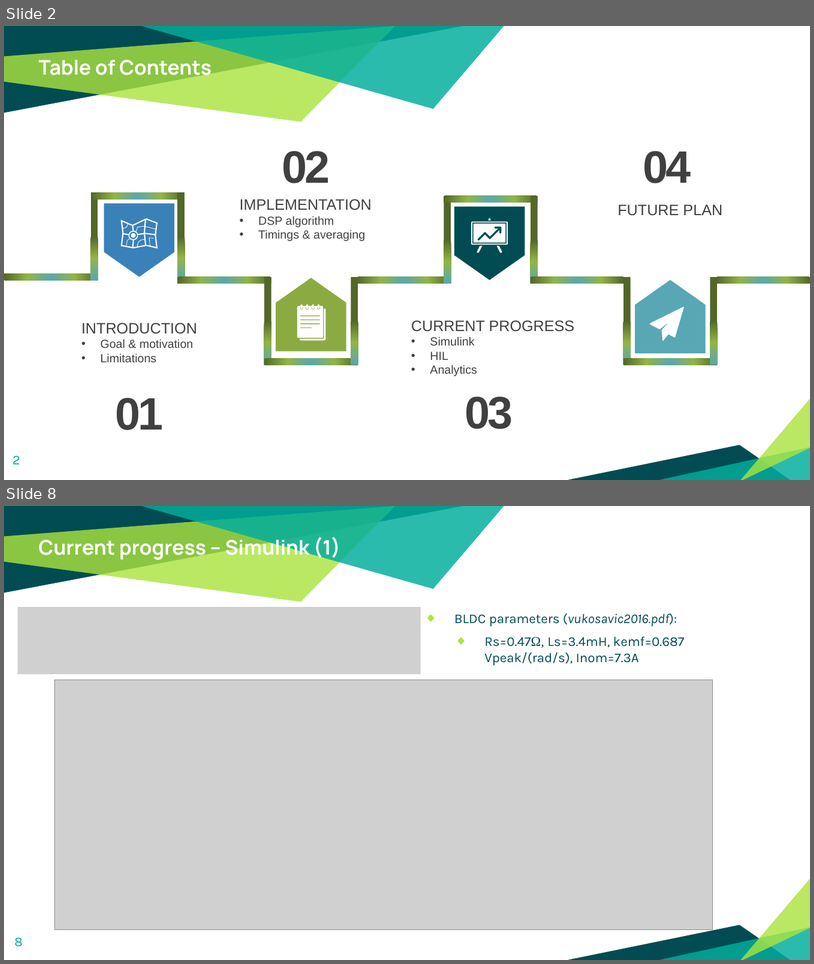
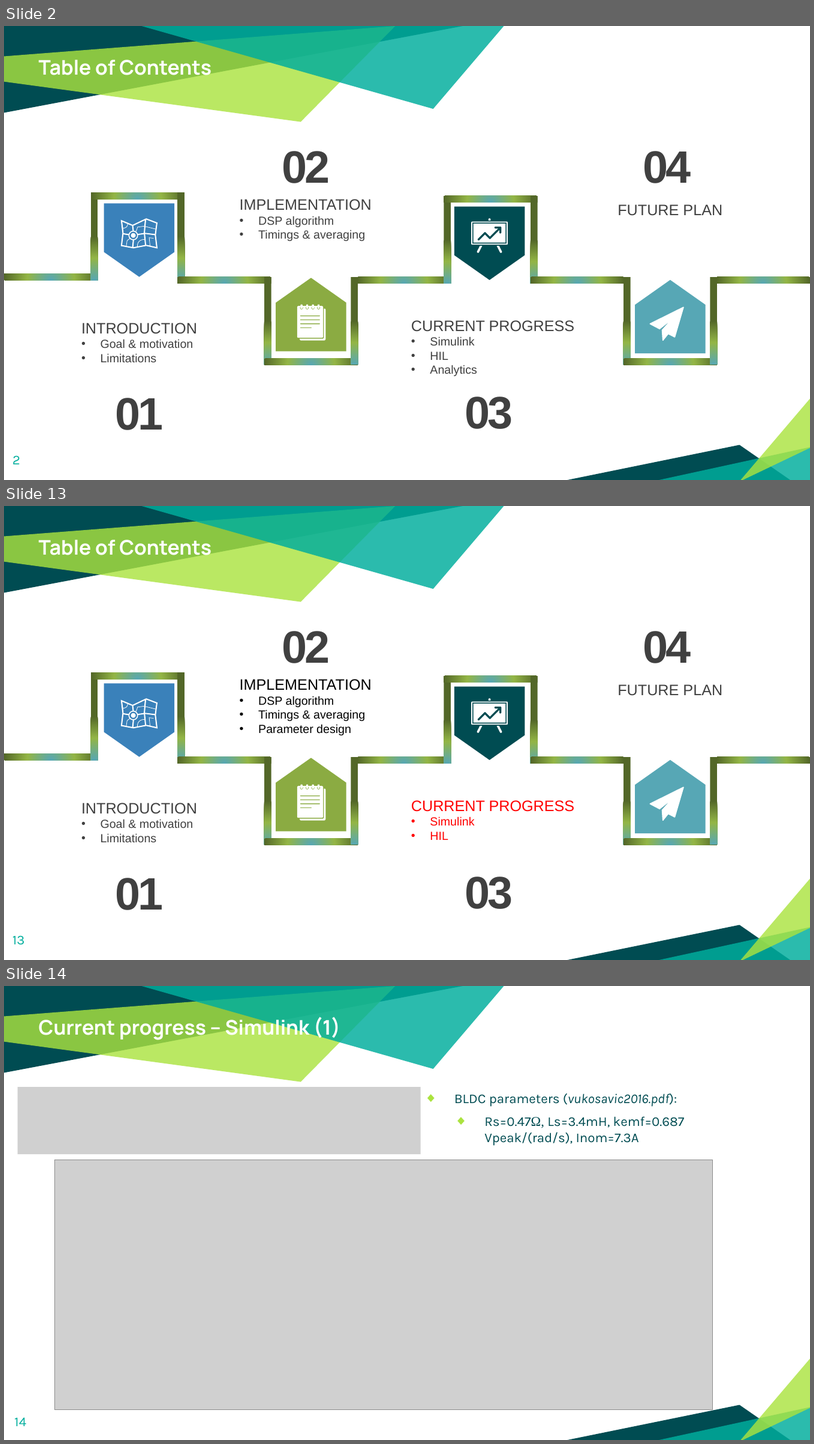
Before and after one commit to Rule2102/DSP_project1, a slide deck: docs/An Improved Current Loop Bandwidth and Axis Decoupling.pptx. Shown one above the other, each under a label of ours: slides 2 and 8 before the commit, slides 2, 13 and 14 after it; the slides between them are not shown. The pictures are 814x964 and 814x1444 pixels, drawn with LibreOffice and Linux fonts; fonts in the diff are those of the drawing; grey boxes stand for pictures. Boxes give left, top, right and bottom in pixels: in the first picture for what was removed or moved away, otherwise in the second. Text is boxed around its words. In the diff, an @@ line names an element or a change of style, - is before the commit and + after.

```diff
--- a/docs/An Improved Current Loop Bandwidth and Axis Decoupling.pptx
+++ b/docs/An Improved Current Loop Bandwidth and Axis Decoupling.pptx
@@ slide 13 added at bbox=[4, 506, 810, 960], background #FFFFFF; not listed: 6 template elements that a slide beside it also shows @@
@@ text added at bbox=[39, 540, 212, 561], 24 pt, text #FFFFFF, bold @@
+Table of Contents
@@ text added at bbox=[282, 631, 330, 663], 54 pt, text #404040, bold @@
+02
@@ text added at bbox=[643, 631, 691, 663], 54 pt, text #404040, bold @@
+04
@@ pentagon arrow added at bbox=[104, 683, 174, 756], fill #3A81BA @@
@@ text added at bbox=[240, 679, 372, 735], 14 pt, text #000000 @@
+IMPLEMENTATION
+• DSP algorithm
+• Timings & averaging
+• Parameter design
@@ text added at bbox=[618, 684, 723, 696], 18 pt, text #404040 @@
+FUTURE PLAN
@@ freeform shape added at bbox=[121, 699, 158, 729], fill #FFFFFF @@
@@ pentagon arrow added at bbox=[454, 687, 525, 760], fill #004C52 @@
@@ freeform shape added at bbox=[131, 713, 136, 718], fill #FFFFFF @@
@@ group added at bbox=[471, 699, 508, 733]: 5 freeform shapes @@
@@ group added at bbox=[4, 672, 810, 845]: 17 rectangles @@
@@ pentagon arrow added at bbox=[276, 758, 347, 831], fill #8BAB42 @@
@@ pentagon arrow added at bbox=[635, 760, 706, 833], fill #57A7B5 @@
@@ group added at bbox=[297, 784, 326, 820]: 6 freeform shapes @@
@@ freeform shape added at bbox=[650, 787, 684, 820], fill #FFFFFF @@
@@ text added at bbox=[81, 802, 197, 842], 14 pt, text #404040 @@
+INTRODUCTION
+• Goal & motivation
+• Limitations
@@ text added at bbox=[411, 800, 575, 840], 18 pt, text #FF0000 @@
+CURRENT PROGRESS
+• Simulink
+• HIL
@@ text added at bbox=[115, 877, 163, 910], 54 pt, text #404040, bold @@
+01
@@ text added at bbox=[465, 876, 513, 909], 54 pt, text #404040, bold @@
+03
@@ page number added at bbox=[12, 935, 25, 945], 16 pt, text #00AE9D @@
+13
@@ what was slide 8 is now slide 14 @@
@@ page number at bbox=[14, 1417, 26, 1426]: text changed @@
-8
+14
```
Also in this commit, not shown: 6 slides changed, 11 other slides added, 6 slides removed.
